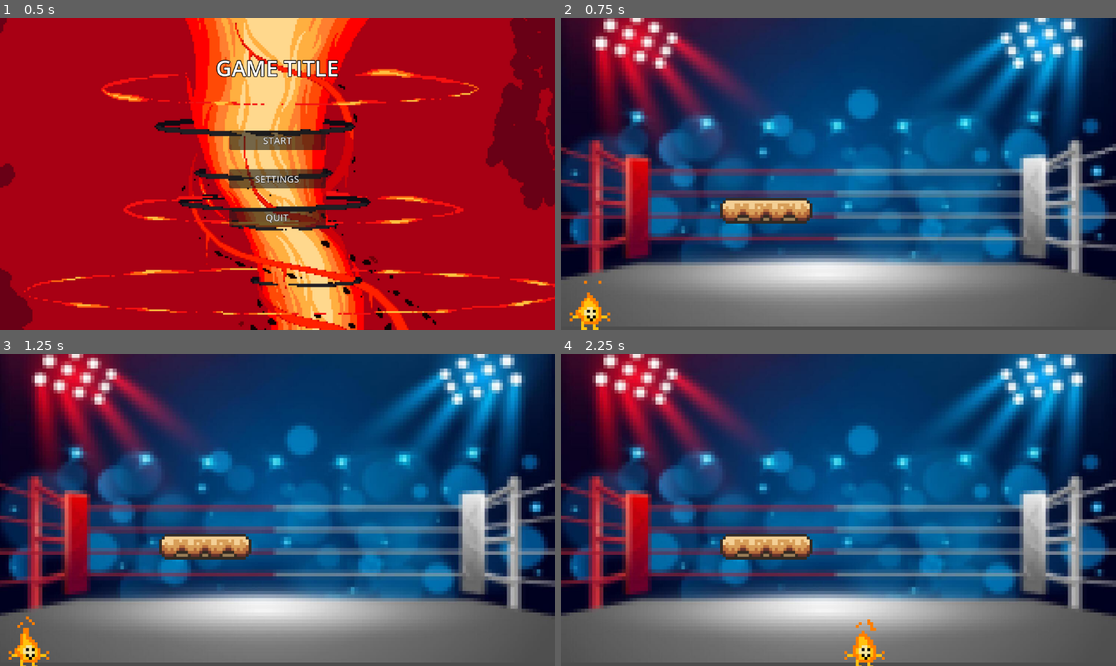
Above: before the commit, frames 1-4 (two rows, left to right).
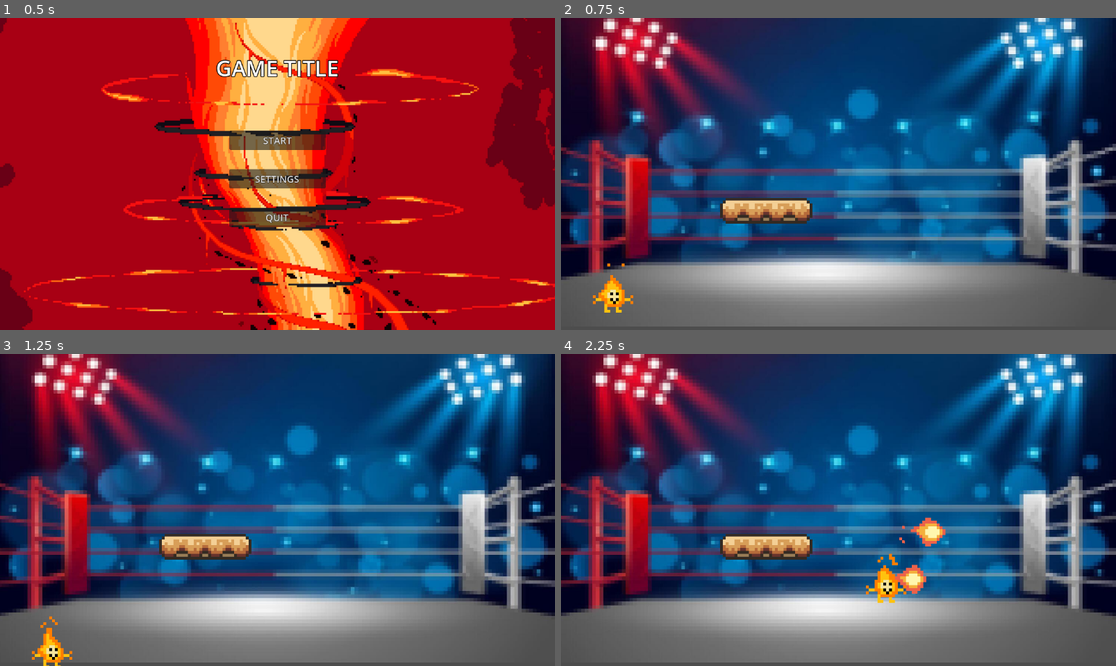
Above: after the commit, the same moments.

Repository: MatthieuSacquet/Jam-17-05-2024
Game: Godot game, scene res://MENU/MAIN_MENU/menu.tscn
Same seed, same stepped clock (60 frames per second), same inputs: the game is played once before the commit and once after it.
Inputs:
- Up to frame 1 (0.5 s): no input
- Up to frame 2 (0.75 s): click "START" at 0.5 s
- Up to frame 3 (1.25 s): no input
- Up to frame 4 (2.25 s): tap Enter (ui_accept) at 1.25, 1.52 s; hold F 1.28-2.03 s; hold Right (ui_right) from 1.28 s (still down); tap F at 2.1 s

Frame 1 is identical in both runs. In frame 2, 0.8% of the frame differs, in the area x 1-14%, y 78-100%; in frame 3, 0.8%; in frame 4, 1.6%, in the area x 51-70%, y 52-100%.

Commit message:
[ADD] projectil

Diff:
--- a/MENU_PRGRAME/JAM2/GAME/box_fight.tscn
+++ b/MENU_PRGRAME/JAM2/GAME/box_fight.tscn
@@ -22,7 +22,7 @@
 texture = ExtResource("1_i6kb7")
 
 [node name="CharacterBody2D" parent="." instance=ExtResource("2_om53s")]
-position = Vector2(-41, 52)
+position = Vector2(-33, 46)
 
 [node name="Camera2D" type="Camera2D" parent="."]
 position = Vector2(46, 20)
--- a/MENU_PRGRAME/JAM2/character.gd
+++ b/MENU_PRGRAME/JAM2/character.gd
@@ -6,7 +6,10 @@
 
 # Get the gravity from the project settings to be synced with RigidBody nodes.
 var gravity = ProjectSettings.get_setting("physics/2d/default_gravity")
-
+var fire_ball_equiped = true
+var fire_ball_cooldown = true
+var can_shot : bool = true
+@onready var fire_ball = preload("res://fire_ball.tscn")
 
 func _physics_process(delta):
 	# Add the gravity.
@@ -25,4 +28,15 @@
 	else:
 		velocity.x = move_toward(velocity.x, 0, SPEED)
 
+	if Input.is_key_pressed(KEY_F) and fire_ball_cooldown and fire_ball_equiped:
+		can_shot = false
+		$Timer.start()
+
 	move_and_slide()
+
+func _on_timer_timeout():
+	var k = fire_ball.instantiate()
+	k.global_position = $position.global_position
+	k.vel = 1
+	get_parent().add_child(k)
+	can_shot = true
--- a/MENU_PRGRAME/JAM2/character.tscn
+++ b/MENU_PRGRAME/JAM2/character.tscn
@@ -53,5 +53,14 @@
 frame_progress = 0.0829969
 
 [node name="CollisionShape2D" type="CollisionShape2D" parent="."]
-position = Vector2(1, 2)
+position = Vector2(0, 2)
 shape = SubResource("CircleShape2D_jq35u")
+
+[node name="position" type="Marker2D" parent="."]
+position = Vector2(10, 2)
+
+[node name="Timer" type="Timer" parent="."]
+wait_time = 0.05
+one_shot = true
+
+[connection signal="timeout" from="Timer" to="." method="_on_timer_timeout"]
--- /dev/null
+++ b/MENU_PRGRAME/JAM2/fire_ball.gd
@@ -0,0 +1,7 @@
+extends CharacterBody2D
+
+var speed = 150
+var vel : float
+
+func _physics_process(delta):
+	move_local_x(vel * speed * delta)
--- /dev/null
+++ b/MENU_PRGRAME/JAM2/fire_ball.tscn
@@ -0,0 +1,55 @@
+[gd_scene load_steps=9 format=3 uid="uid://bfpmc61cwt1il"]
+
+[ext_resource type="Texture2D" uid="uid://dg7xms5qsyeqh" path="res://ShotLoop-Sheet.png" id="1_jbiic"]
+[ext_resource type="Script" path="res://fire_ball.gd" id="1_x7bia"]
+
+[sub_resource type="AtlasTexture" id="AtlasTexture_elqf5"]
+atlas = ExtResource("1_jbiic")
+region = Rect2(0, 0, 64, 64)
+
+[sub_resource type="AtlasTexture" id="AtlasTexture_bche4"]
+atlas = ExtResource("1_jbiic")
+region = Rect2(64, 0, 64, 64)
+
+[sub_resource type="AtlasTexture" id="AtlasTexture_ml6fx"]
+atlas = ExtResource("1_jbiic")
+region = Rect2(128, 0, 64, 64)
+
+[sub_resource type="AtlasTexture" id="AtlasTexture_kgnpg"]
+atlas = ExtResource("1_jbiic")
+region = Rect2(192, 0, 64, 64)
+
+[sub_resource type="SpriteFrames" id="SpriteFrames_bgwnn"]
+animations = [{
+"frames": [{
+"duration": 1.0,
+"texture": SubResource("AtlasTexture_elqf5")
+}, {
+"duration": 1.0,
+"texture": SubResource("AtlasTexture_bche4")
+}, {
+"duration": 1.0,
+"texture": SubResource("AtlasTexture_ml6fx")
+}, {
+"duration": 1.0,
+"texture": SubResource("AtlasTexture_kgnpg")
+}],
+"loop": true,
+"name": &"default",
+"speed": 8.0
+}]
+
+[sub_resource type="CircleShape2D" id="CircleShape2D_tgiad"]
+radius = 4.12311
+
+[node name="fire_ball" type="CharacterBody2D"]
+script = ExtResource("1_x7bia")
+
+[node name="AnimatedSprite2D" type="AnimatedSprite2D" parent="."]
+rotation = 1.57493
+sprite_frames = SubResource("SpriteFrames_bgwnn")
+autoplay = "default"
+frame_progress = 0.705571
+
+[node name="CollisionShape2D" type="CollisionShape2D" parent="."]
+shape = SubResource("CircleShape2D_tgiad")
--- /dev/null
+++ b/MENU_PRGRAME/JAM2/scene/fire_ball.gd
@@ -0,0 +1,14 @@
+extends Area2D
+
+var speed = 250
+
+func _ready():
+	set_as_top_level(true)
+
+
+# Called every frame. 'delta' is the elapsed time since the previous frame.
+func _process(delta):
+	position += (Vector2.RIGHT * speed).rotated(rotation) * delta
+
+func _on_visible_on_screen_enable_2d_srceen_exited():
+	queue_free()
--- /dev/null
+++ b/MENU_PRGRAME/JAM2/scene/fire_ball.tscn
@@ -0,0 +1,60 @@
+[gd_scene load_steps=9 format=3 uid="uid://b2bjt5v6chjl6"]
+
+[ext_resource type="Script" path="res://scene/fire_ball.gd" id="1_6vo22"]
+[ext_resource type="Texture2D" uid="uid://dg7xms5qsyeqh" path="res://ShotLoop-Sheet.png" id="2_rdcgq"]
+
+[sub_resource type="AtlasTexture" id="AtlasTexture_ubkrg"]
+atlas = ExtResource("2_rdcgq")
+region = Rect2(0, 0, 64, 64)
+
+[sub_resource type="AtlasTexture" id="AtlasTexture_ryrkp"]
+atlas = ExtResource("2_rdcgq")
+region = Rect2(64, 0, 64, 64)
+
+[sub_resource type="AtlasTexture" id="AtlasTexture_sdkxm"]
+atlas = ExtResource("2_rdcgq")
+region = Rect2(128, 0, 64, 64)
+
+[sub_resource type="AtlasTexture" id="AtlasTexture_jfaq4"]
+atlas = ExtResource("2_rdcgq")
+region = Rect2(192, 0, 64, 64)
+
+[sub_resource type="SpriteFrames" id="SpriteFrames_746j2"]
+animations = [{
+"frames": [{
+"duration": 1.0,
+"texture": SubResource("AtlasTexture_ubkrg")
+}, {
+"duration": 1.0,
+"texture": SubResource("AtlasTexture_ryrkp")
+}, {
+"duration": 1.0,
+"texture": SubResource("AtlasTexture_sdkxm")
+}, {
+"duration": 1.0,
+"texture": SubResource("AtlasTexture_jfaq4")
+}],
+"loop": true,
+"name": &"default",
+"speed": 9.0
+}]
+
+[sub_resource type="CircleShape2D" id="CircleShape2D_nme6t"]
+radius = 4.0
+
+[node name="fire_ball" type="Area2D"]
+script = ExtResource("1_6vo22")
+
+[node name="AnimatedSprite2D" type="AnimatedSprite2D" parent="."]
+position = Vector2(-1, 0)
+rotation = 1.57489
+sprite_frames = SubResource("SpriteFrames_746j2")
+autoplay = "default"
+frame_progress = 0.153807
+
+[node name="CollisionShape2D" type="CollisionShape2D" parent="."]
+shape = SubResource("CircleShape2D_nme6t")
+
+[node name="VisibleOnScreenEnabler2D" type="VisibleOnScreenEnabler2D" parent="."]
+position = Vector2(-2.5, 0)
+scale = Vector2(0.15, 0.6)
Binary file added: MENU_PRGRAME/JAM2/ShotLoop-Sheet.png
Not shown, added: MENU_PRGRAME/JAM2/ShotLoop-Sheet.png.import
